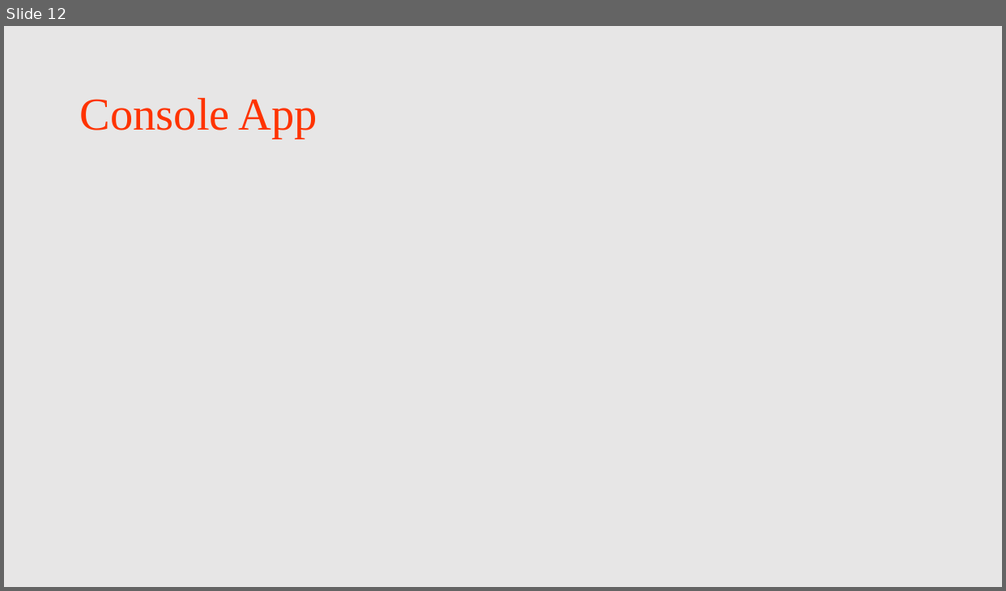
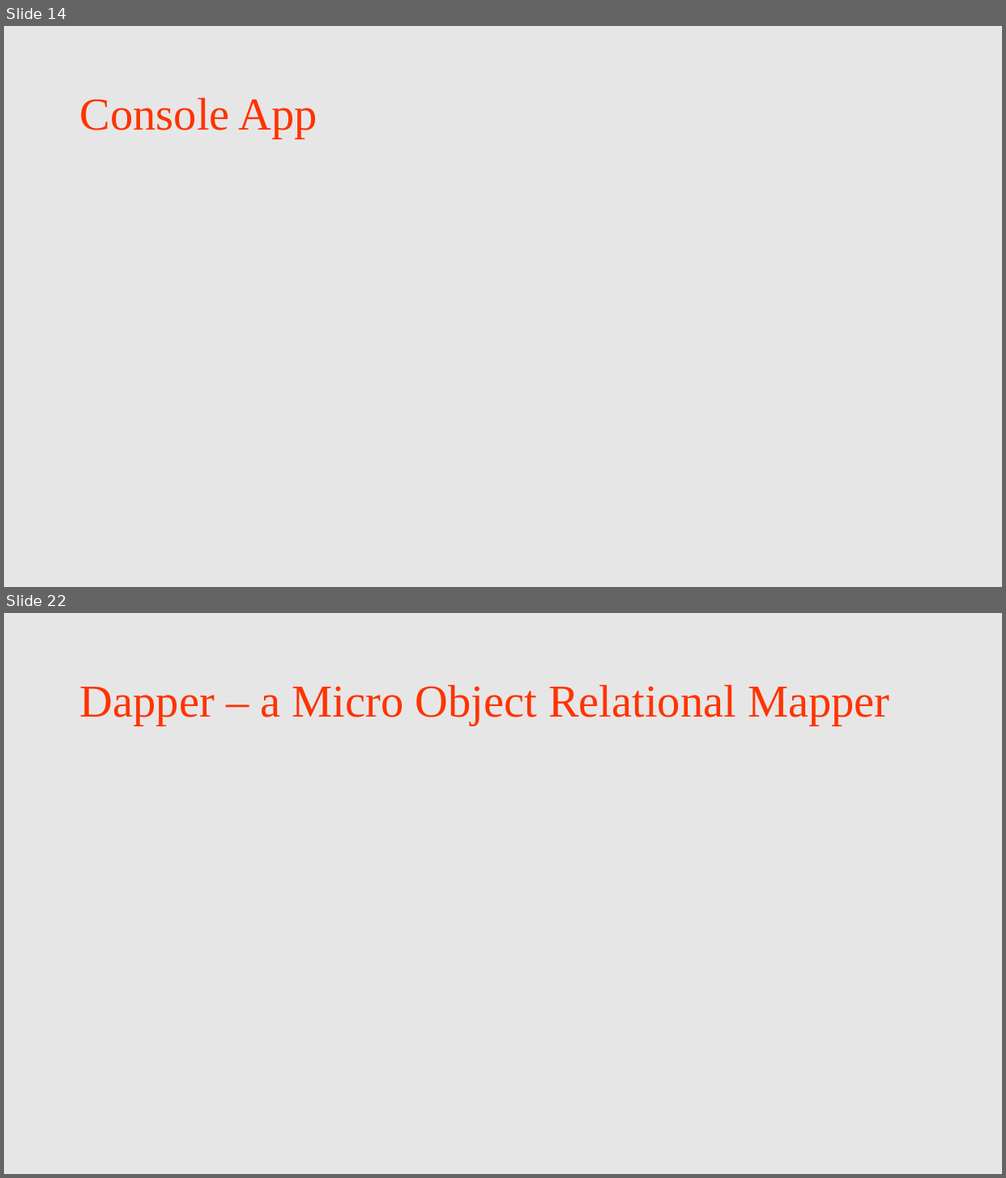
Before and after one commit to djhmateer/davesmusic, a slide deck: Documents/DavesTopMusic.pptx. Shown one above the other, each under a label of ours: slide 12 before the commit, slides 14 and 22 after it; the slides between them are not shown. The pictures are 1006x591 and 1006x1178 pixels, drawn with LibreOffice and Linux fonts; fonts in the diff are those of the drawing; background and template pictures are left out. Boxes give left, top, right and bottom in pixels: in the first picture for what was removed or moved away, otherwise in the second. Text is boxed around its words. In the diff, an @@ line names an element or a change of style, - is before the commit and + after.

```diff
--- a/Documents/DavesTopMusic.pptx
+++ b/Documents/DavesTopMusic.pptx
@@ slide 22 added at box(4, 613, 1002, 1174), background #E7E6E6 @@
@@ title added at box(80, 685, 890, 726), 44 pt, text #FF3300 @@
+Dapper – a Micro Object Relational Mapper
@@ what was slide 12 is now slide 14 @@
```
Also in this commit, not shown: 2 slides changed, 19 other slides added, 1 other file.
